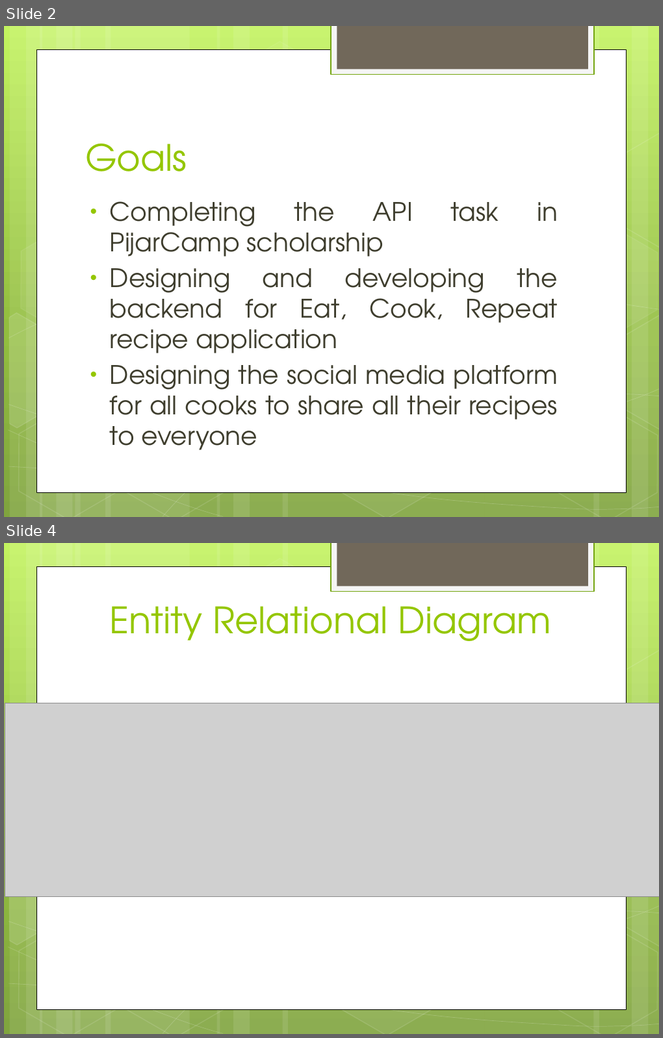
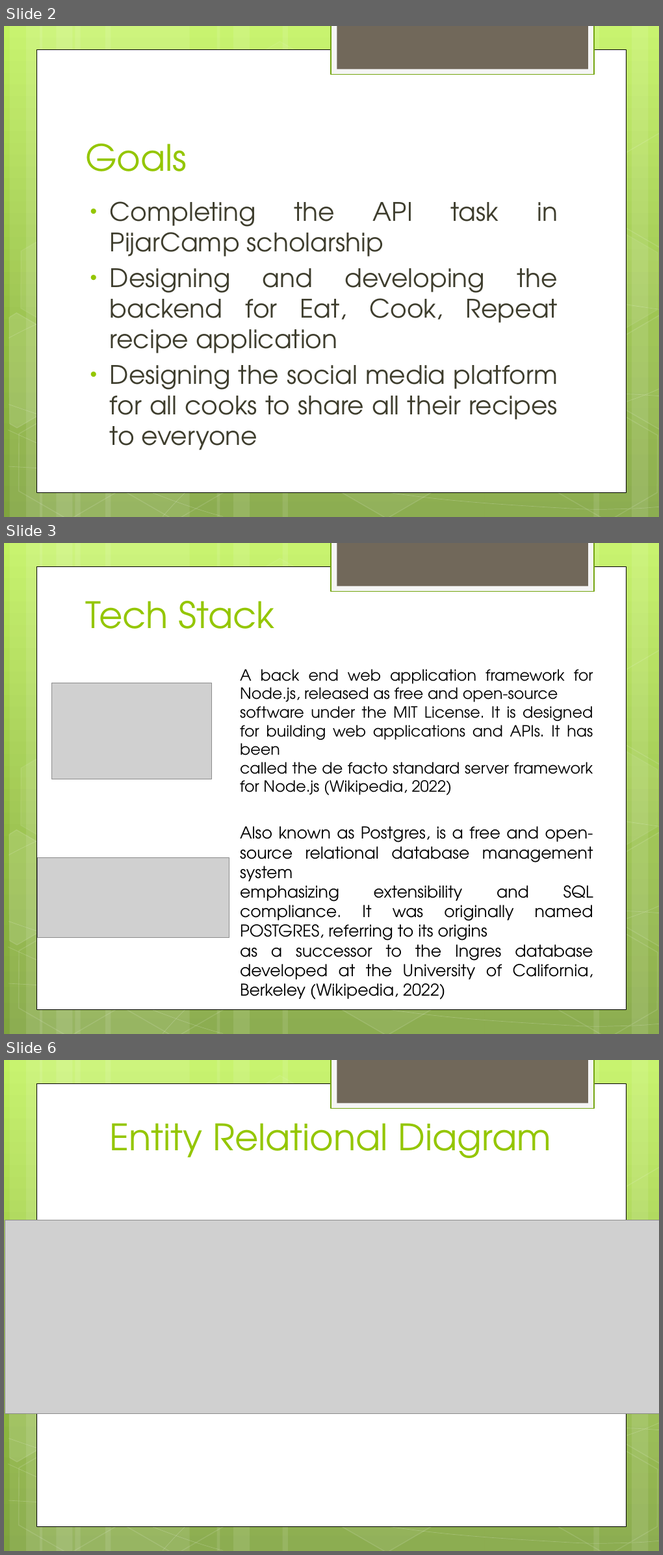
Before and after one commit to bagus25dzikri06/PijarCamp2022, a slide deck: eat-cook-repeat/EAT, COOK, REPEAT.pptx. Shown one above the other, each under a label of ours: slides 2 and 4 before the commit, slides 2, 3 and 6 after it; the slides between them are not shown. The pictures are 663x1038 and 663x1555 pixels, drawn with LibreOffice and Linux fonts; fonts in the diff are those of the drawing; grey boxes stand for pictures. Boxes give left, top, right and bottom in pixels: in the first picture for what was removed or moved away, otherwise in the second. Text is boxed around its words. In the diff, an @@ line names an element or a change of style, - is before the commit and + after.

```diff
--- a/eat-cook-repeat/EAT, COOK, REPEAT.pptx
+++ b/eat-cook-repeat/EAT, COOK, REPEAT.pptx
@@ slide 3 added at (4,543,659,1034), background gradient #C3F35F to #93BF3F to #81A53E; not listed: 31 template elements that a slide beside it also shows @@
@@ title added at (85,601,275,629), 40 pt, text #94C600 @@
+Tech Stack
@@ text added at (240,669,594,795), 17 pt, text #000000 @@
+A back end web application framework for Node.js, released as free and open-source
+software under the MIT License. It is designed for building web applications and APIs. It has been
+called the de facto standard server framework for Node.js (Wikipedia, 2022)
@@ picture added at (52,683,212,779) @@
@@ text added at (240,826,594,1000), 18 pt, text #000000 @@
+Also known as Postgres, is a free and open-source relational database management system
+emphasizing extensibility and SQL compliance. It was originally named POSTGRES, referring to its origins
+as a successor to the Ingres database developed at the University of California, Berkeley (Wikipedia, 2022)
@@ picture added at (37,858,230,938) @@
@@ what was slide 4 is now slide 6 @@
```
Also in this commit, not shown: 3 other slides added, 2 slides removed, 31 other files.
